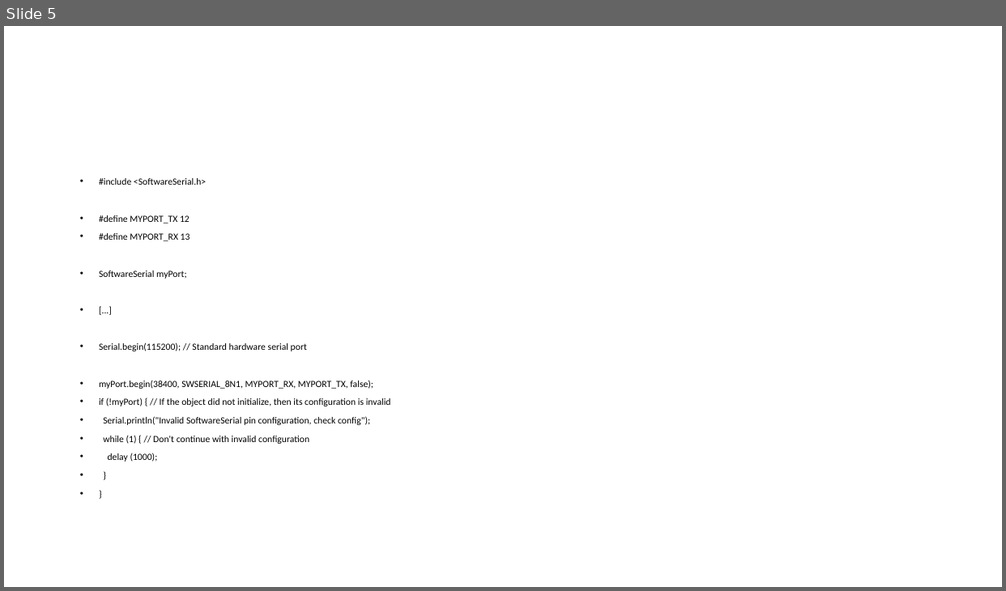
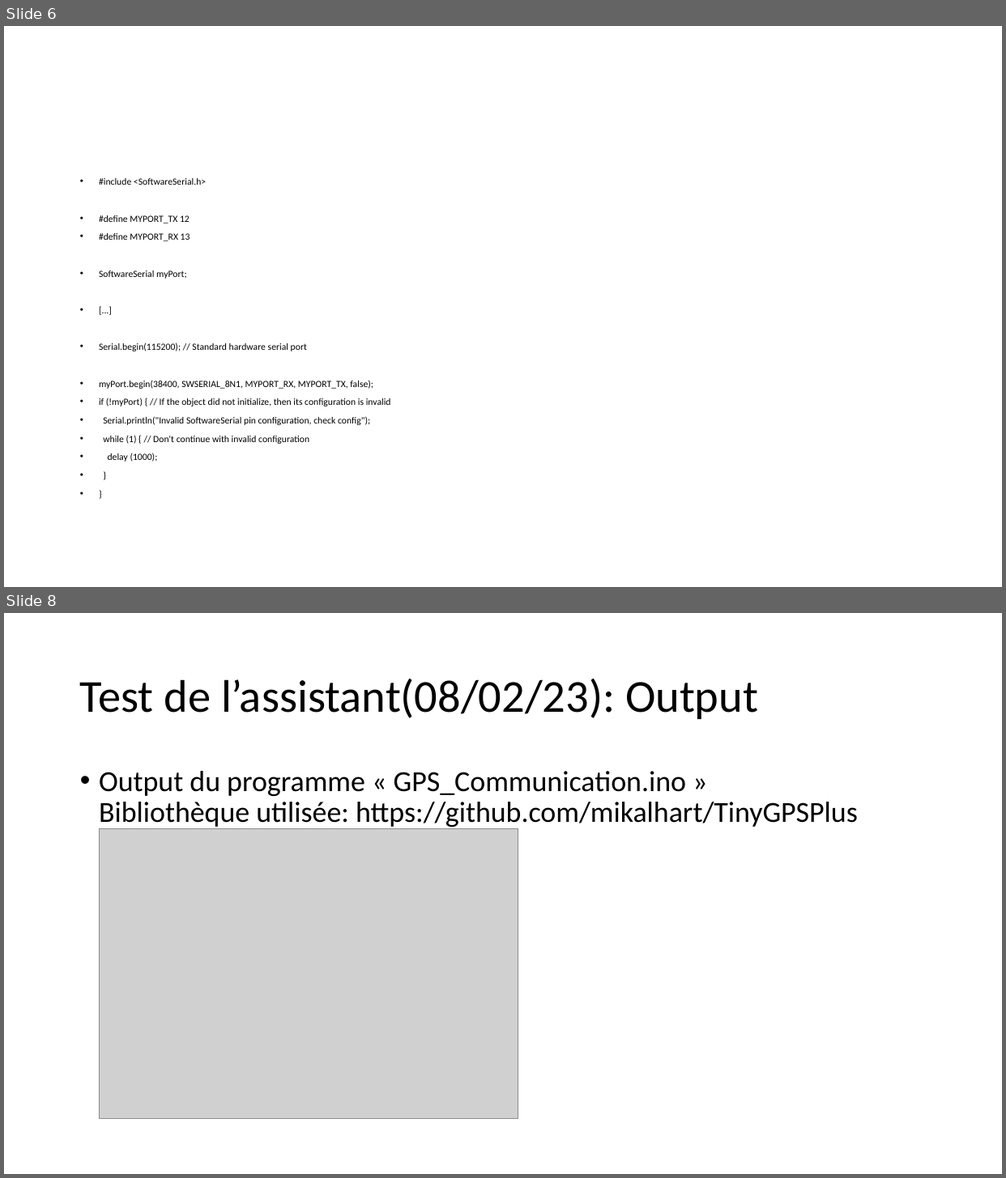
Before and after one commit to AurelienNiebes/SEMI-BA3-GPS3-GPS-Tracker-ESP8266, a slide deck: Notes.pptx. Shown one above the other, each under a label of ours: slide 5 before the commit, slides 6 and 8 after it; the slides between them are not shown. The pictures are 1006x591 and 1006x1178 pixels, drawn with LibreOffice and Linux fonts; fonts in the diff are those of the drawing; grey boxes stand for pictures. Boxes give left, top, right and bottom in pixels: in the first picture for what was removed or moved away, otherwise in the second. Text is boxed around its words. In the diff, an @@ line names an element or a change of style, - is before the commit and + after.

```diff
--- a/Notes.pptx
+++ b/Notes.pptx
@@ slide 8 added at [4, 613, 1002, 1174], background #FFFFFF @@
@@ title added at [80, 679, 758, 719], 44 pt, text #000000 @@
+Test de l’assistant(08/02/23): Output
@@ text added at [99, 771, 858, 830], 28 pt, text #000000 @@
+• Output du programme « GPS_Communication.ino »
+  Bibliothèque utilisée: https://github.com/mikalhart/TinyGPSPlus
@@ picture added at [99, 828, 518, 1118] @@
@@ what was slide 5 is now slide 6 @@
```
Also in this commit, not shown: 6 other slides added, 1 slide removed, 7 other files.
